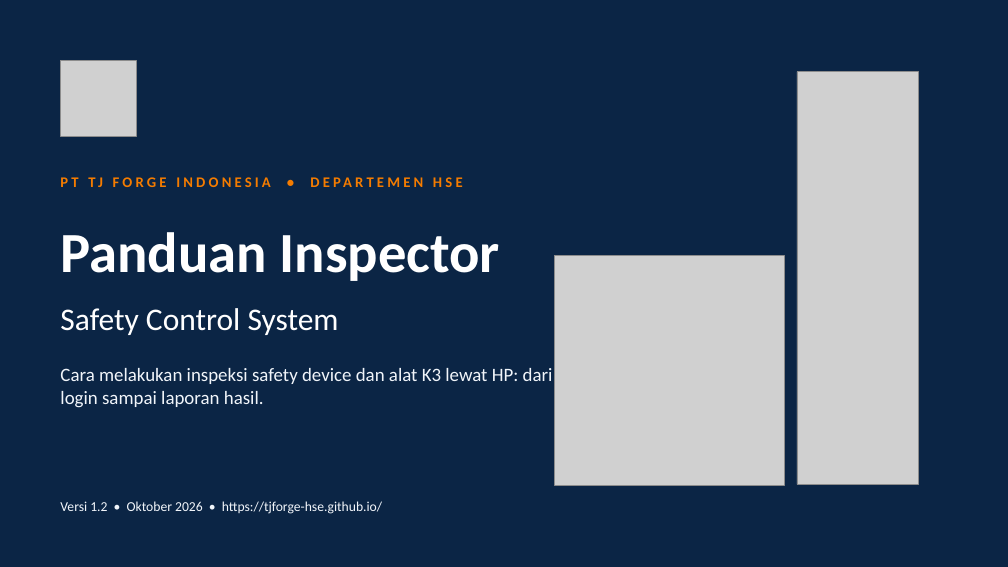
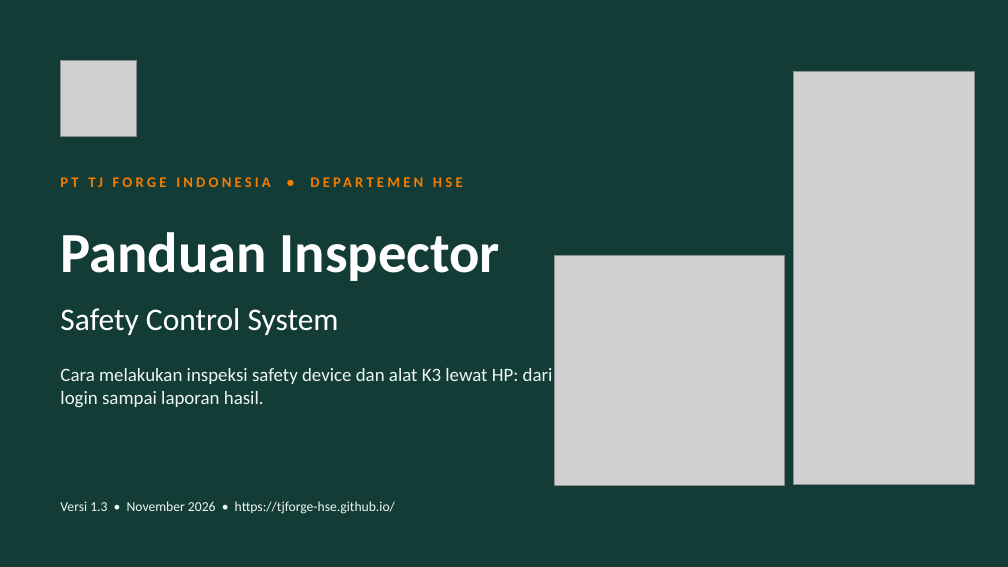
Before and after one commit to tjforge-hse/tjforge-hse.github.io, a slide deck: slide 1 of panduan-inspector.pptx. Drawn at 1008x567 pixels with LibreOffice and Linux fonts; fonts in the diff are those of the drawing; grey boxes stand for pictures. Boxes give left, top, right and bottom in pixels: in the first picture for what was removed or moved away, otherwise in the second. Text is boxed around its words. In the diff, an @@ line names an element or a change of style, - is before the commit and + after.

```diff
--- a/panduan-inspector.pptx
+++ b/panduan-inspector.pptx
@@ background #0B2545 to #143C36 @@
@@ rounded rectangle: place and size @@
-rounded rectangle at [789,63,926,493]
+rounded rectangle at [786,63,982,493]
@@ rounded rectangle at [786,63,982,493]: fill #0B2545 to #143C36 @@
@@ picture: place and size @@
-picture at [797,72,918,485]
+picture at [793,72,974,485]
@@ text "Cara melakukan inspeksi safety device ..." at [60,368,553,408]: text colour #F1F5FA to #EEF6F2 @@
@@ text at [60,501,395,514]: text changed; text colour #F1F5FA to #EEF6F2 @@
-Versi 1.2 • Oktober 2026 • https://tjforge-hse.github.io/
+Versi 1.3 • November 2026 • https://tjforge-hse.github.io/
```
Also in this commit, not shown: 17 other slides changed, 3 slides added, 1 other file.
